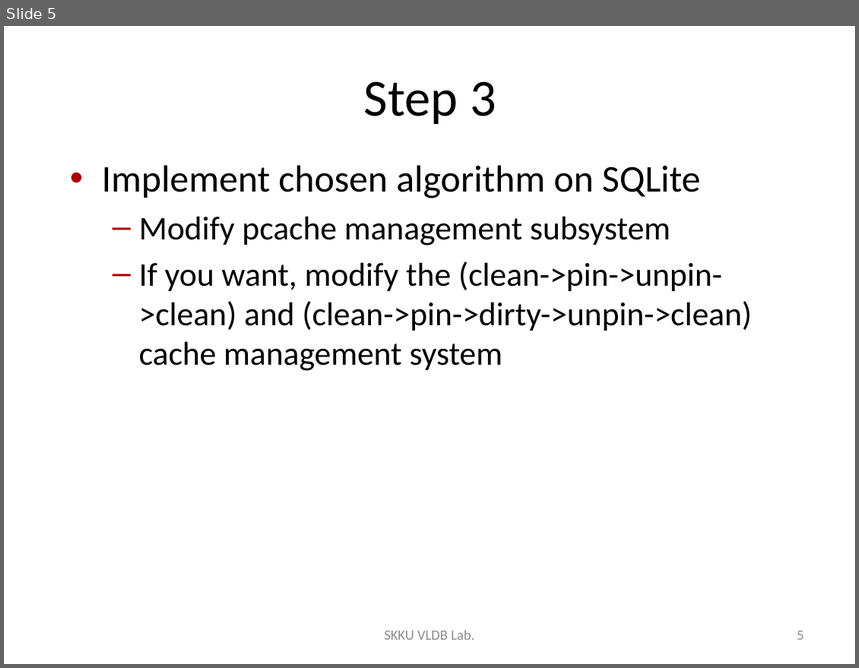
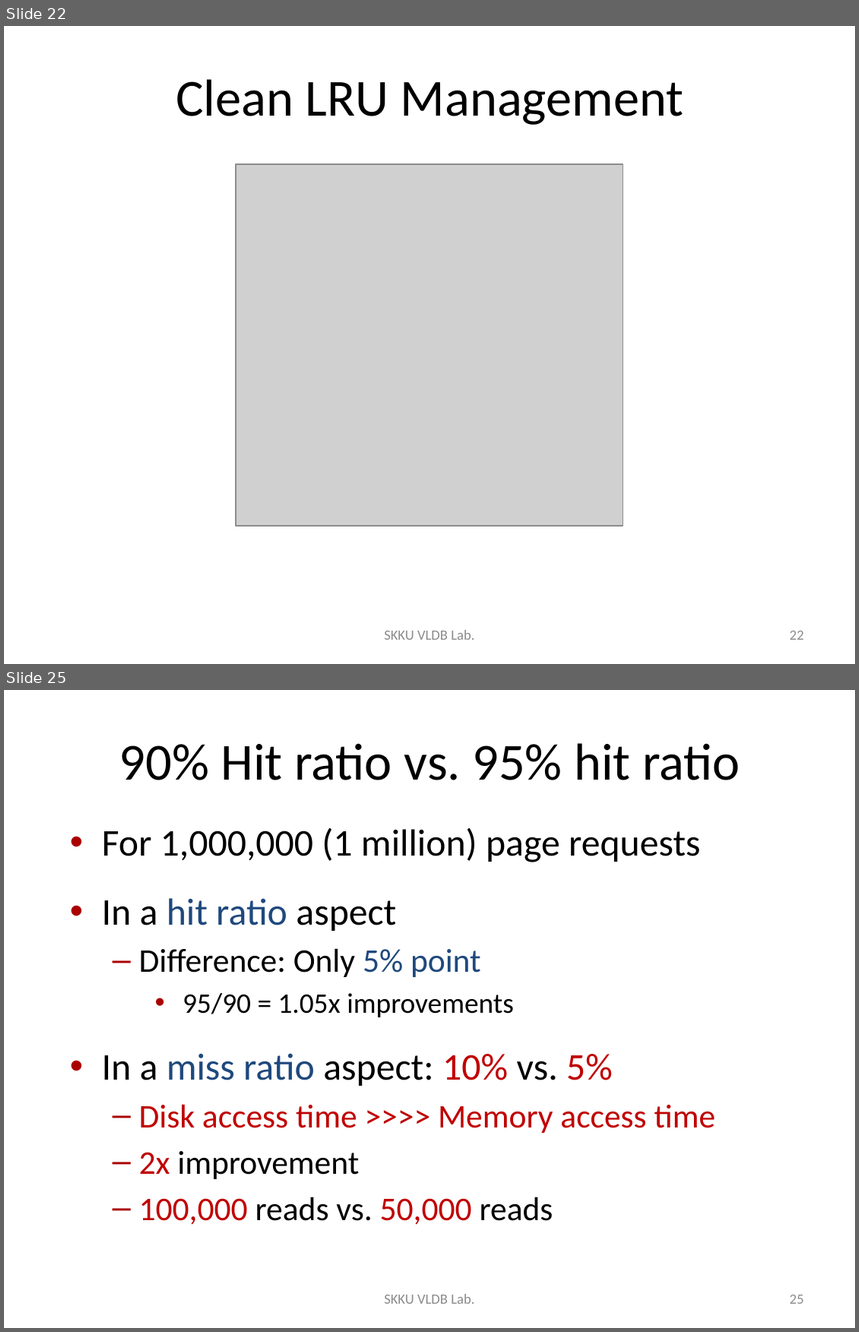
Before and after one commit to wurikiji/2016-db-programming-fall, a slide deck: 4주차/4주차 - SQLite buffer management.pptx. Shown one above the other, each under a label of ours: slide 5 before the commit, slides 22 and 25 after it; the slides between them are not shown. The pictures are 859x668 and 859x1332 pixels, drawn with LibreOffice and Linux fonts; fonts in the diff are those of the drawing; grey boxes stand for pictures. Boxes give left, top, right and bottom in pixels: in the first picture for what was removed or moved away, otherwise in the second. Text is boxed around its words. In the diff, an @@ line names an element or a change of style, - is before the commit and + after.

```diff
--- a/4주차/4주차 - SQLite buffer management.pptx
+++ b/4주차/4주차 - SQLite buffer management.pptx
@@ slide 25 added at [4,690,855,1328], background #FFFFFF @@
@@ title added at [120,743,740,780], 44 pt, text #000000 @@
+90% Hit ratio vs. 95% hit ratio
@@ text added at [102,828,716,1225], 28 pt, text #000000 @@
+• For 1,000,000 (1 million) page requests
+• In a hit ratio aspect
+  – Difference: Only 5% point
+    • 95/90 = 1.05x improvements
+• In a miss ratio aspect: 10% vs. 5%
+  – Disk access time >>>> Memory access time
+  – 2x improvement
+  – 100,000 reads vs. 50,000 reads
@@ text added at [384,1294,474,1304], 12 pt, text #8C8C8C @@
+SKKU VLDB Lab.
@@ page number added at [790,1295,804,1304], 12 pt, text #8C8C8C @@
+25
@@ what was slide 5 is now slide 22 @@
@@ slide 22 changed as well @@
@@ title at [176,79,684,125]: text changed @@
-Step 3
+Clean LRU Management
@@ text removed at [102,165,752,371] @@
-• Implement chosen algorithm on SQLite
-  – Modify pcache management subsystem
-  – If you want, modify the (clean->pin->unpin->clean) and (clean->pin->dirty->unpin->clean) cache management system
@@ picture added at [236,164,623,525] @@
@@ page number at [790,631,804,640]: text changed @@
-5
+22
```
Also in this commit, not shown: 5 other slides changed, 19 other slides added, 4 slides removed, 1 other file.
